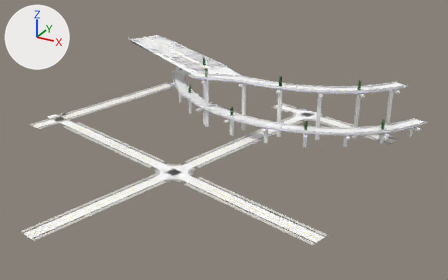
One commit to the glTF model game/assets/city/roads/roads_3_3.gltf: the scene before it, then after it.
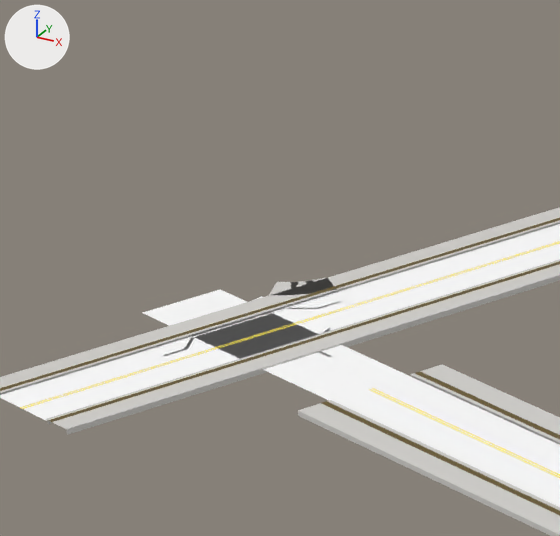
The first picture shows the older version from a 50 mm camera at (1897.0, -2012.0, 193.0) aimed at (1699.0, -1653.0, 14.0). The close-ups show the older and then the newer version on the part from 7% to 20% of the width and 30% to 50% of the height of that picture. Only the edits that show in the close-ups are written down. Lighting does not change. The marker at upper left points along +X, +Y and +Z. Objects named as collision shapes, trigger or cutter boxes, shadow casters or lower levels of detail are left out. Vertices at exactly the same position are counted once.

The scene before the commit, as lines of its bpy script (objects in view):
```python
ob_roads_3_3_road_tactile_strip = bpy.data.objects.new('roads_3_3_Road_Tactile_Strip', me_roads_3_3_road_tactile_strip)
ob_roads_3_3_road_tactile_strip.location = (0.0, 0.0, 0.0)
ob_roads_3_3_sh_kerb = bpy.data.objects.new('roads_3_3_SH_kerb', me_roads_3_3_sh_kerb)
ob_roads_3_3_sh_kerb.location = (0.0, 0.0, 0.0)
ob_roads_3_3_sh_road_marking_white = bpy.data.objects.new('roads_3_3_SH_road_marking_white', me_roads_3_3_sh_road_marking_white)
ob_roads_3_3_sh_road_marking_white.location = (0.0, 0.0, 0.0)
ob_roads_3_3_sh_road_marking_yellow = bpy.data.objects.new('roads_3_3_SH_road_marking_yellow', me_roads_3_3_sh_road_marking_yellow)
ob_roads_3_3_sh_road_marking_yellow.location = (0.0, 0.0, 0.0)
ob_roads_3_3_sh_sidewalk = bpy.data.objects.new('roads_3_3_SH_sidewalk', me_roads_3_3_sh_sidewalk)
ob_roads_3_3_sh_sidewalk.location = (0.0, 0.0, 0.0)
# also in view: 'roads_3_3_SH_wet_asphalt' at (1673.0, -1662.0, 22.0)
```
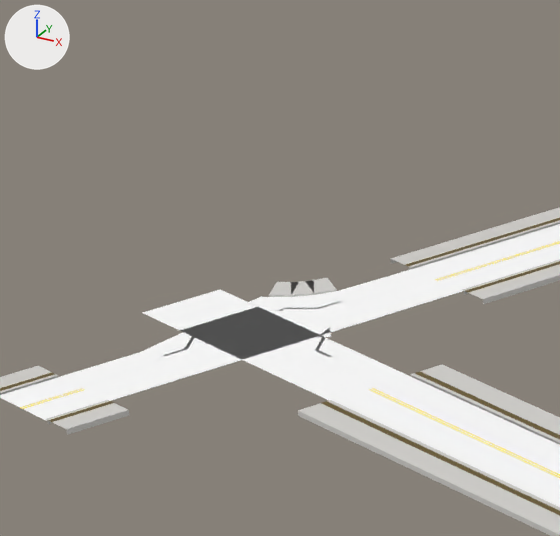
Where the newer file only moved an object's origin or applied its transform, the numbers keep the older frame.

Boxes (x1, y1, x2, y2) around the edits, measured in the close-ups (560 x 536 px):
```json
{"part": 1, "of": "me_roads_3_3_road_tactile_strip", "change": "deleted", "before": [52, 265, 468, 403]}
{"part": 2, "of": "me_roads_3_3_sh_kerb", "change": "deleted", "before": [57, 267, 463, 401]}
{"part": 3, "of": "me_roads_3_3_sh_road_marking_yellow", "change": "deleted", "before": [82, 280, 436, 390]}
{"part": 4, "of": "me_roads_3_3_sh_sidewalk", "change": "deleted", "before": [38, 259, 483, 415]}
```

Scene script edits in JSON lines:
```json
{"block": "me_roads_3_3_road_tactile_strip", "where": "# used by ob_roads_3_3_road_tactile_strip; location = (0.0, 0.0, 0.0)"}
{"op": "remove", "block": "me_roads_3_3_road_tactile_strip", "code": "me_roads_3_3_road_tactile_strip.from_pydata(...)  # 480 vertices, 452 faces; spans x 1531.0..1801.0, y -1801.0..-1530.0, z 0.0"}
{"op": "add", "block": "me_roads_3_3_road_tactile_strip", "code": "me_roads_3_3_road_tactile_strip.from_pydata(...)  # 460 vertices, 428 faces; spans x 1531.0..1801.0, y -1801.0..-1530.0, z 0.0"}
{"block": "me_roads_3_3_road_tactile_strip", "change": "me_roads_3_3_road_tactile_strip part 1: 20 vertices removed from x 1535.0..1550.0, y -1666.0..-1640.0, z 0.0"}
{"block": "me_roads_3_3_road_tactile_strip", "change": "other edits to the shape of me_roads_3_3_road_tactile_strip do not show in these pictures"}
{"block": "me_roads_3_3_sh_kerb", "where": "# used by ob_roads_3_3_sh_kerb; location = (0.0, 0.0, 0.0)"}
{"op": "remove", "block": "me_roads_3_3_sh_kerb", "code": "me_roads_3_3_sh_kerb.from_pydata(...)  # 1020 vertices, 1280 faces; spans x 1532.0..1801.0, y -1801.0..-1530.0, z 0.0"}
{"op": "add", "block": "me_roads_3_3_sh_kerb", "code": "me_roads_3_3_sh_kerb.from_pydata(...)  # 990 vertices, 1232 faces; spans x 1532.0..1801.0, y -1801.0..-1530.0, z 0.0"}
{"block": "me_roads_3_3_sh_kerb", "change": "me_roads_3_3_sh_kerb part 2: 30 vertices removed from x 1535.0..1550.0, y -1666.0..-1641.0, z 0.0"}
{"block": "me_roads_3_3_sh_kerb", "change": "other edits to the shape of me_roads_3_3_sh_kerb do not show in these pictures"}
{"block": "me_roads_3_3_sh_road_marking_yellow", "where": "# used by ob_roads_3_3_sh_road_marking_yellow; location = (0.0, 0.0, 0.0)"}
{"op": "remove", "block": "me_roads_3_3_sh_road_marking_yellow", "code": "me_roads_3_3_sh_road_marking_yellow.from_pydata(...)  # 568 vertices, 536 faces; spans x 1536.0..1800.0, y -1800.0..-1532.0, z 0.0..44.0"}
{"op": "add", "block": "me_roads_3_3_sh_road_marking_yellow", "code": "me_roads_3_3_sh_road_marking_yellow.from_pydata(...)  # 548 vertices, 512 faces; spans x 1536.0..1800.0, y -1800.0..-1532.0, z 0.0..44.0"}
{"block": "me_roads_3_3_sh_road_marking_yellow", "change": "me_roads_3_3_sh_road_marking_yellow part 3: 20 vertices removed from x 1539.0..1546.0, y -1665.0..-1642.0, z 0.0"}
{"block": "me_roads_3_3_sh_road_marking_yellow", "change": "other edits to the shape of me_roads_3_3_sh_road_marking_yellow do not show in these pictures"}
{"block": "me_roads_3_3_sh_sidewalk", "where": "# used by ob_roads_3_3_sh_sidewalk; location = (0.0, 0.0, 0.0)"}
{"op": "remove", "block": "me_roads_3_3_sh_sidewalk", "code": "me_roads_3_3_sh_sidewalk.from_pydata(...)  # 1096 vertices, 1280 faces; spans x 1529.0..1802.0, y -1802.0..-1529.0, z 0.0"}
{"op": "add", "block": "me_roads_3_3_sh_sidewalk", "code": "me_roads_3_3_sh_sidewalk.from_pydata(...)  # 1066 vertices, 1232 faces; spans x 1529.0..1802.0, y -1802.0..-1529.0, z 0.0"}
{"block": "me_roads_3_3_sh_sidewalk", "change": "me_roads_3_3_sh_sidewalk part 4: 30 vertices removed from x 1532.0..1553.0, y -1667.0..-1640.0, z 0.0"}
{"block": "me_roads_3_3_sh_sidewalk", "change": "other edits to the shape of me_roads_3_3_sh_sidewalk do not show in these pictures"}
```
